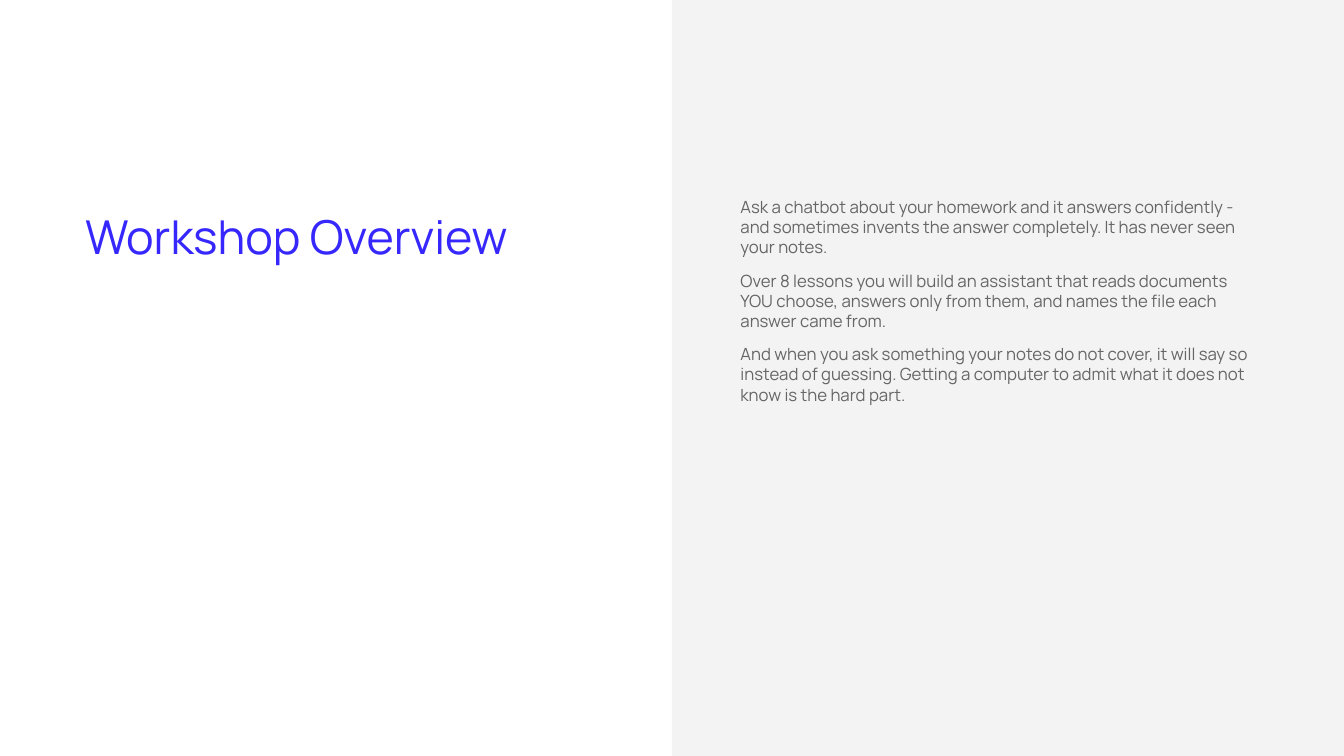
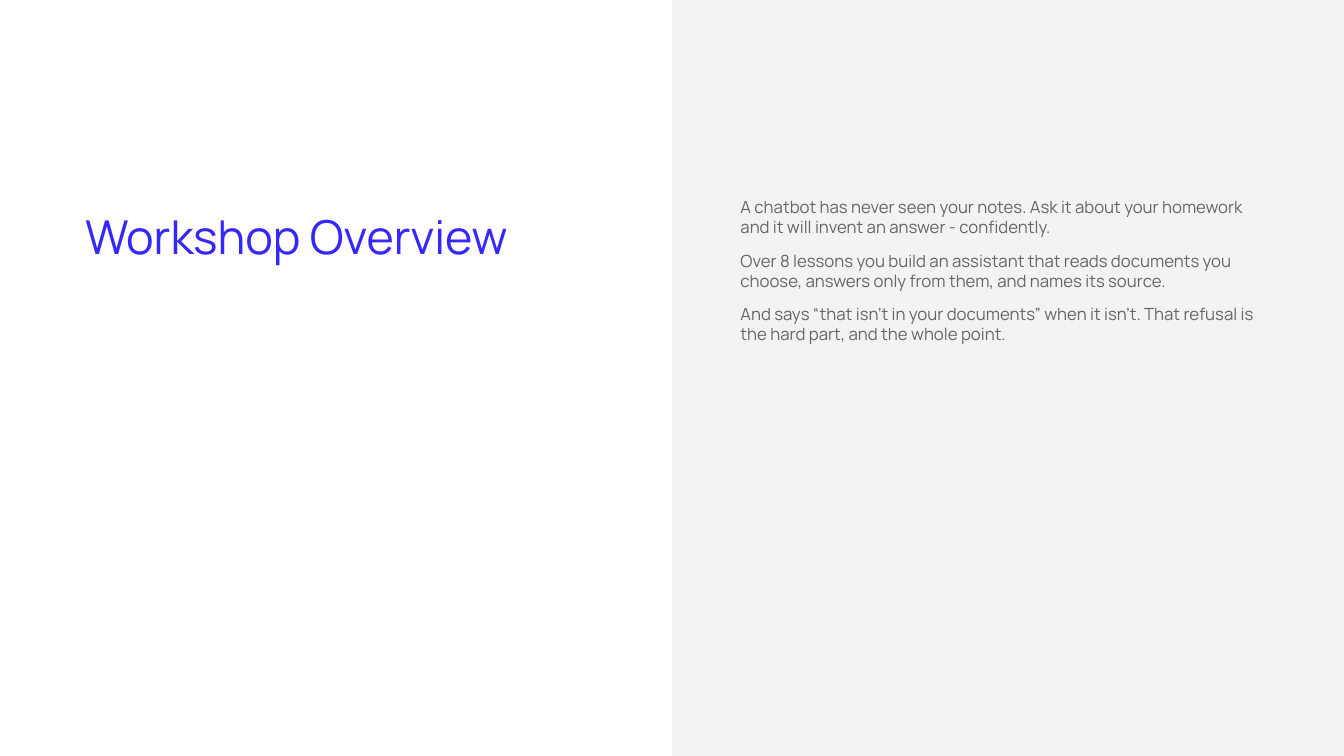
Before and after one commit to ArtyoMKo/tumo_month_workshop, a slide deck: slide 5 of slides/Lesson 1 - Setup and Your First AI Call.pptx. Drawn at 1344x756 pixels with LibreOffice and Linux fonts; fonts in the diff are those of the drawing. Boxes give left, top, right and bottom in pixels: in the first picture for what was removed or moved away, otherwise in the second. Text is boxed around its words. In the diff, an @@ line names an element or a change of style, - is before the commit and + after.

```diff
--- a/slides/Lesson 1 - Setup and Your First AI Call.pptx
+++ b/slides/Lesson 1 - Setup and Your First AI Call.pptx
@@ text at <box>740,201,1254,344</box>: text changed @@
-Ask a chatbot about your homework and it answers confidently - and sometimes invents the answer completely. It has never seen your notes.
-Over 8 lessons you will build an assistant that reads documents YOU choose, answers only from them, and names the file each answer came from.
-And when you ask something your notes do not cover, it will say so instead of guessing. Getting a computer to admit what it does not know is the hard part.
+A chatbot has never seen your notes. Ask it about your homework and it will invent an answer - confidently.
+Over 8 lessons you build an assistant that reads documents you choose, answers only from them, and names its source.
+And says “that isn’t in your documents” when it isn’t. That refusal is the hard part, and the whole point.
```
Also in this commit, not shown: 6 other slides changed, 1 slide added, 1 slide removed, 2 other files.
